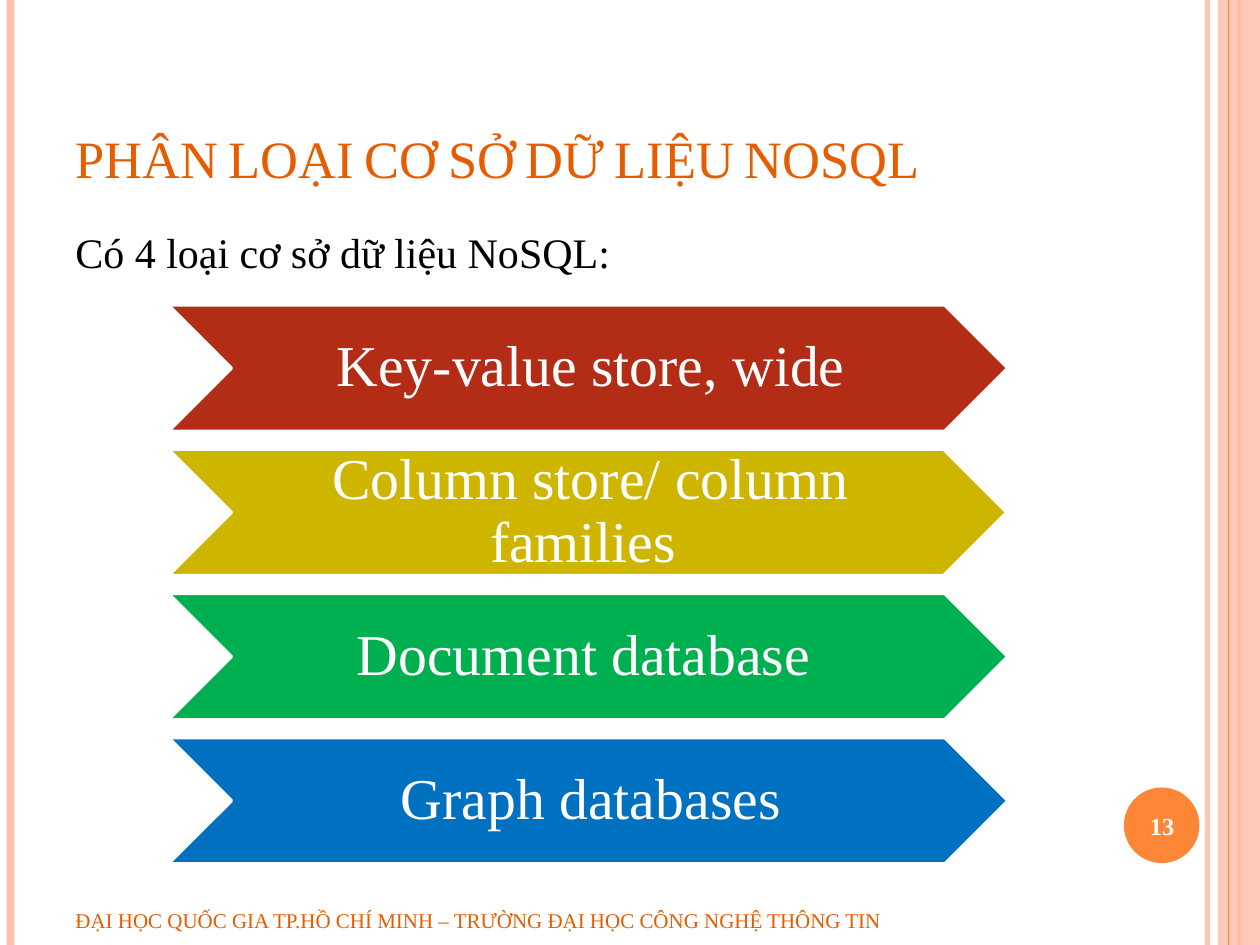
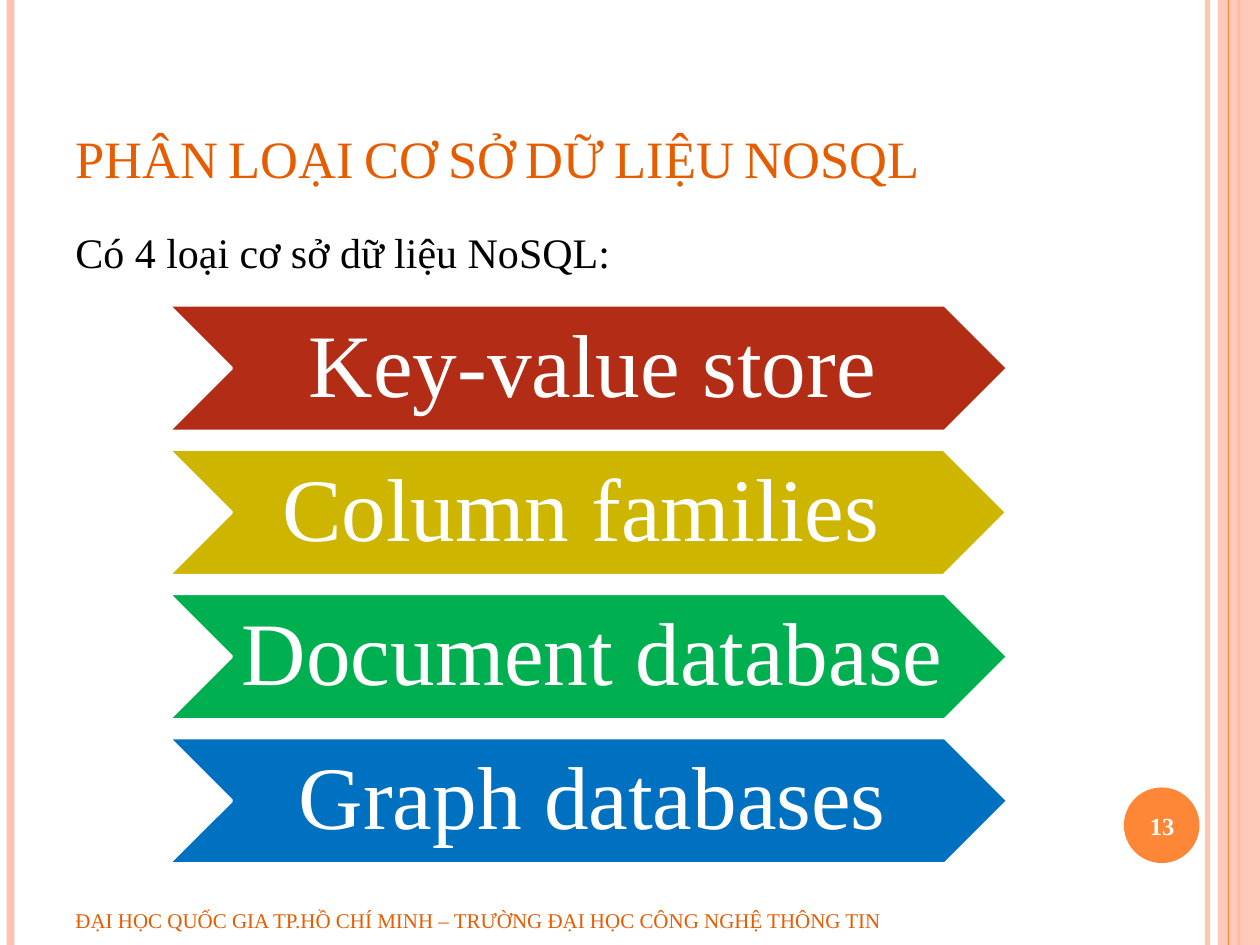
Before and after one commit to geovip/nosqlravendbuit, a slide deck: slide 13 of Document/slide bao cao.pptx. Drawn at 1260x945 pixels with LibreOffice and Linux fonts; fonts in the diff are those of the drawing; background and template pictures are left out. Boxes give left, top, right and bottom in pixels: in the first picture for what was removed or moved away, otherwise in the second. Text is boxed around its words. In the diff, an @@ line names an element or a change of style, - is before the commit and + after.

```diff
--- a/Document/slide bao cao.pptx
+++ b/Document/slide bao cao.pptx
@@ text at (309, 335, 875, 414): text changed; size 33 to 51 pt @@
-Key-value store, wide
+Key-value store
@@ text at (282, 478, 879, 542): text changed; size 33 to 51 pt @@
-Column store/ column families
+Column families
@@ text "Document database" at (242, 623, 943, 686): size 33 to 51 pt; more space between paragraphs @@
@@ text "Graph databases" at (299, 767, 886, 846): size 33 to 51 pt; more space between paragraphs @@
```
Also in this commit, not shown: 4 other slides changed, 1 other file.
